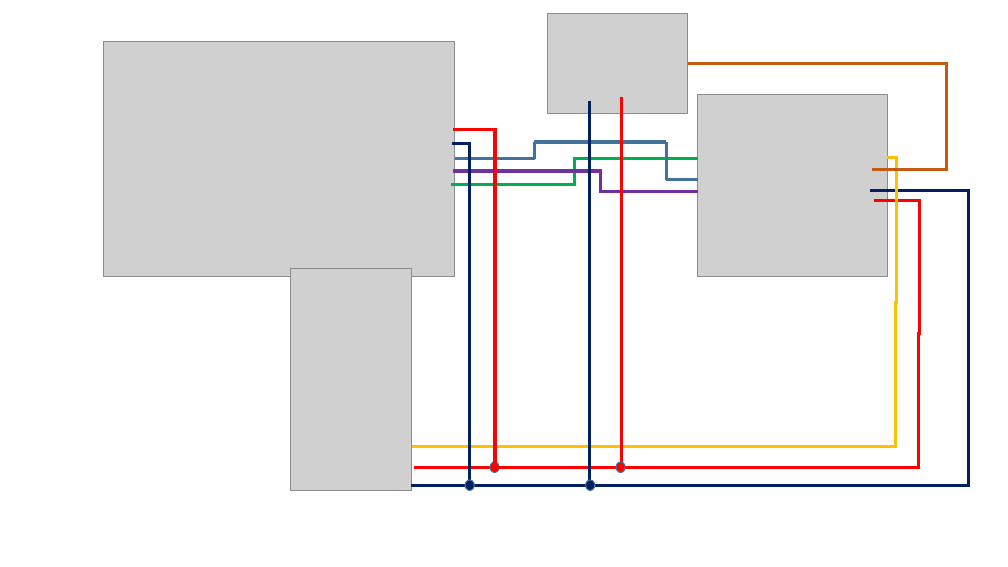
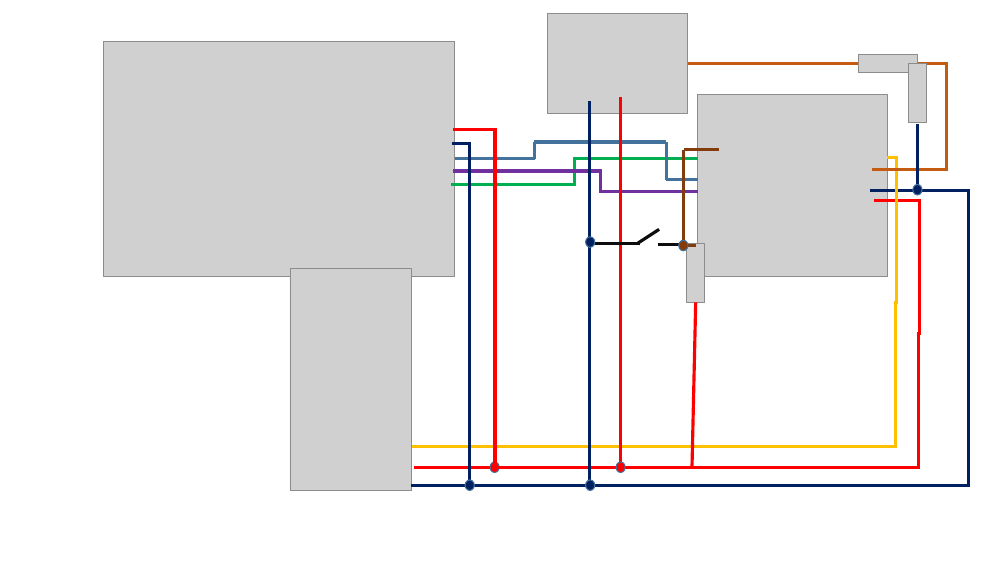
Before and after one commit to LarryN3t/CDS-2023, a slide deck: slide 3 of images/Schema.pptx. Drawn at 1008x567 pixels with LibreOffice and Linux fonts; fonts in the diff are those of the drawing; grey boxes stand for pictures. Boxes give left, top, right and bottom in pixels: in the first picture for what was removed or moved away, otherwise in the second. Text is boxed around its words. In the diff, an @@ line names an element or a change of style, - is before the commit and + after.

```diff
--- a/images/Schema.pptx
+++ b/images/Schema.pptx
@@ picture added at (858,54,917,72) @@
@@ picture added at (909,64,926,123) @@
@@ line added from (918, 193) to (918, 124), #002060 3 pt @@
@@ line added from (719, 150) to (684, 150), #843C0C 3 pt @@
@@ line added from (684, 246) to (684, 150), #843C0C 3 pt @@
@@ ellipse added at (913,185,922,195), fill #002060, outline #43739E 1 pt @@
@@ ellipse added at (586,237,595,247), fill #002060, outline #43739E 1 pt @@
@@ line added from (638, 243) to (659, 229), #0D0D0D 3 pt @@
@@ line added from (591, 243) to (640, 243), #0D0D0D 3 pt @@
@@ line added from (658, 245) to (682, 245), #0D0D0D 3 pt @@
@@ ellipse added at (679,240,688,251), fill #843C0B, outline #43739E 1 pt @@
@@ line added from (696, 246) to (684, 246), #843C0C 3 pt @@
@@ picture added at (687,243,704,302) @@
@@ line added from (692, 467) to (696, 302), #FF0000 3 pt @@
```
Also in this commit, not shown: 1 slide added, 4 other files.
